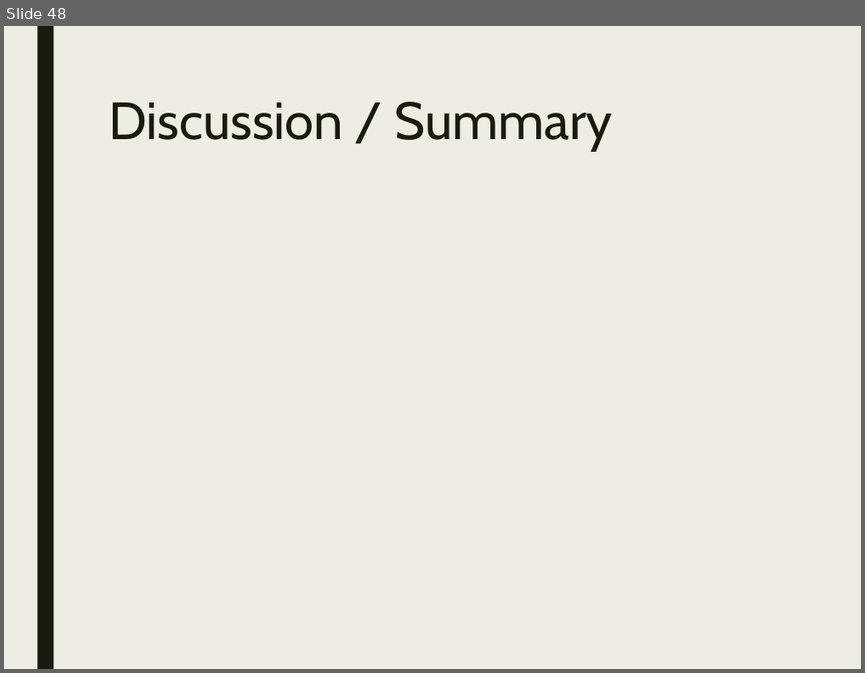
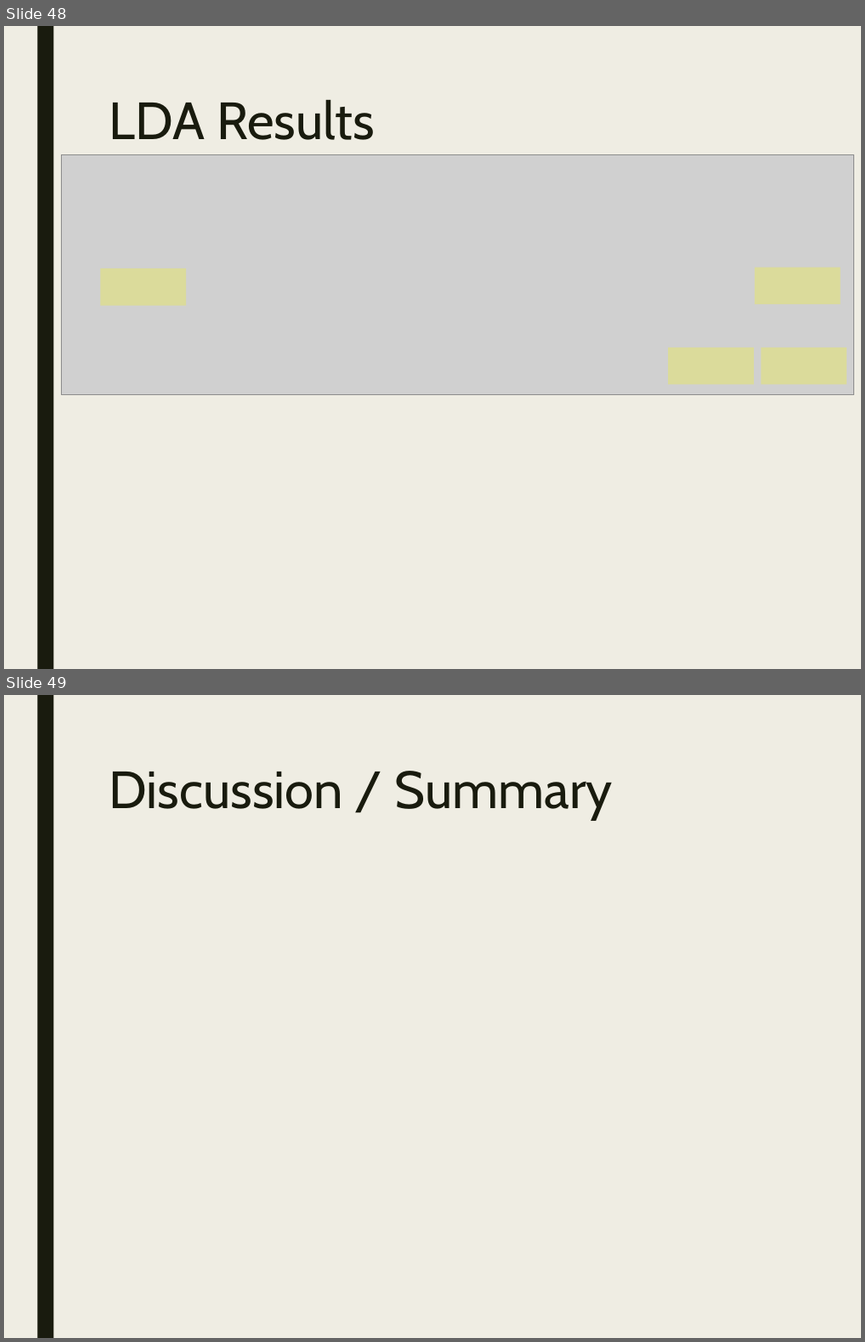
Before and after one commit to stats-learning-fall2019/final-project, a slide deck: presentation/gtdb-final-presentation.pptx. Shown one above the other, each under a label of ours: slide 48 before the commit, slides 48 and 49 after it. The pictures are 865x673 and 865x1342 pixels, drawn with LibreOffice and Linux fonts; fonts in the diff are those of the drawing; grey boxes stand for pictures. Boxes give left, top, right and bottom in pixels: in the first picture for what was removed or moved away, otherwise in the second. Text is boxed around its words. In the diff, an @@ line names an element or a change of style, - is before the commit and + after.

```diff
--- a/presentation/gtdb-final-presentation.pptx
+++ b/presentation/gtdb-final-presentation.pptx
@@ slide 48 added at (4,26,861,669), background #EFEDE3; not listed: 1 template element that a slide beside it also shows @@
@@ title added at (109,100,375,140), 44 pt, text #191B0E @@
+LDA Results
@@ picture added at (62,154,854,394) @@
@@ rectangle added at (100,268,186,306), fill #FFFF00 at 25% opacity @@
@@ rectangle added at (755,267,840,304), fill #FFFF00 at 25% opacity @@
@@ rectangle added at (668,347,754,384), fill #FFFF00 at 25% opacity @@
@@ rectangle added at (760,347,846,384), fill #FFFF00 at 25% opacity @@
@@ what was slide 48 is now slide 49 @@
```
Also in this commit, not shown: 2 slides changed.
